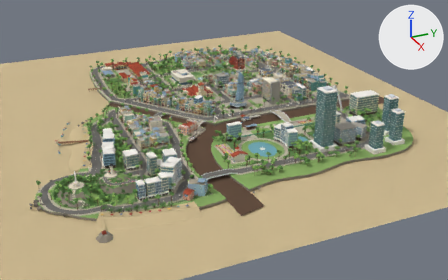
Renders of the glTF model public/models/saigon_mini.glb from each side of a commit.
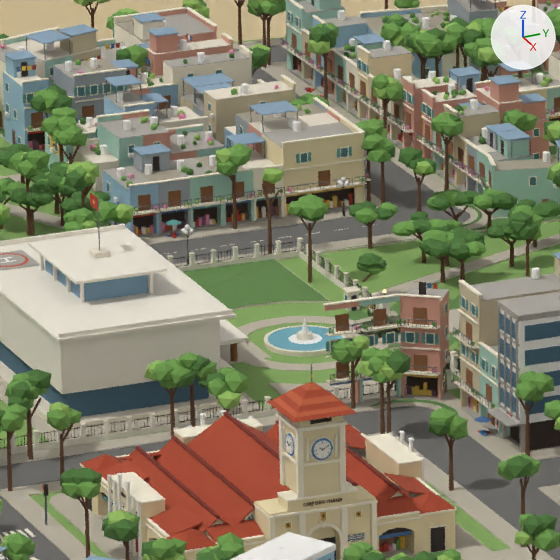
Old and new are each drawn whole from a 50 mm lens placed at (697.1, -271.7, 298.1), pointed at (42.8, 22.7, -29.0) and again close up on the part from 39% to 50% of the width and 18% to 35% of the height. The lights are fixed; the arrows at upper right show +X, +Y and +Z. The last two pictures show the newer version. Where no turn or scale is listed for an object, it has been applied to the vertices. Vertices at exactly the same position are counted once.

Objects in the first close-up: 'BT_Arcades', 'BT_Halls', 'BT_SideGates', 'BT_SouthGate_ClockTower', 'LF_NhaRong', 'LM_Bitexco', 'LM_Blockout', 'LM_Bridges', 'LM_HoConRua', 'LM_MeLinh', 'LM_MeLinh_Pier', 'LM_NewBuildings', 'LM_NhaHatLon_parkedv4', 'LM_NhaThoDucBa', 'SH_cl' and 6 more.
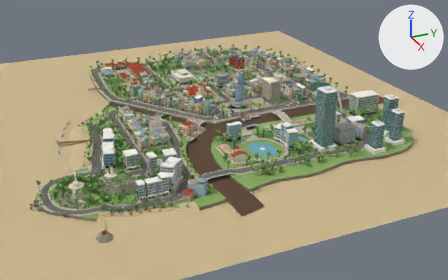
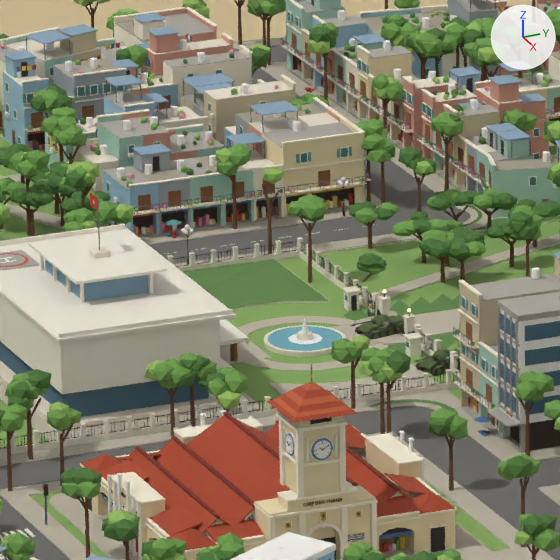
Diff of the bpy script that builds the scene:
```diff
--- a/public/models/saigon_mini.glb.py
+++ b/public/models/saigon_mini.glb.py
@@ me_bt_arcades_001 @@
-me_bt_arcades_001.from_pydata(...)  # 221332 vertices, 371687 faces; spans x -239.0..239.0, y -223.0..223.0, z -18.0..18.0
+me_bt_arcades_001.from_pydata(...)  # 220594 vertices, 370485 faces; spans x -239.0..239.0, y -223.0..223.0, z -18.0..18.0
+# me_bt_arcades_001 part 1: 68 loose pieces with 730 vertices, spanning x -89.0..-85.0, y 47.0..64.0, z -17.0..-2.0, are deleted
+# me_bt_arcades_001 part 2: 8 vertices removed from x -89.0..-88.0, y 58.0..59.0, z -17.0..-16.0
 me_bt_arcades_001.materials.append(mat_sd_interior)
@@ me_bt_halls_001 @@
-me_bt_halls_001.from_pydata(...)  # 18725 vertices, 28930 faces; spans x -231.0..231.0, y -194.0..194.0, z -34.0..34.0
+me_bt_halls_001.from_pydata(...)  # 18645 vertices, 28810 faces; spans x -231.0..231.0, y -194.0..194.0, z -34.0..34.0
+# me_bt_halls_001 part 3: 10 loose pieces with 80 vertices, spanning x -96.0..-93.0, y 34.0..49.0, z -32.0..-22.0, are deleted
 me_bt_halls_001.materials.append(mat_sd_roofreddark)
@@ me_bt_southgate_clocktower_002 @@
-me_bt_southgate_clocktower_002.from_pydata(...)  # 55874 vertices, 83727 faces; spans x -218.0..218.0, y -196.0..196.0, z -33.0..33.0
+me_bt_southgate_clocktower_002.from_pydata(...)  # 55334 vertices, 82911 faces; spans x -218.0..218.0, y -196.0..196.0, z -33.0..33.0
+# me_bt_southgate_clocktower_002 part 4: 66 loose pieces with 540 vertices, spanning x -83.0..-78.0, y 35.0..50.0, z -33.0..-19.0, are deleted
 me_bt_southgate_clocktower_002.materials.append(mat_sd_roofredlight)
@@ me_lm_melinh_pier @@
-me_lm_melinh_pier.from_pydata(...)  # 16060 vertices, 26625 faces; spans x -218.0..218.0, y -195.0..195.0, z -9.0..9.0
+me_lm_melinh_pier.from_pydata(...)  # 16004 vertices, 26541 faces; spans x -218.0..218.0, y -195.0..195.0, z -9.0..9.0
+# me_lm_melinh_pier part 5: 7 loose pieces with 56 vertices, spanning x -83.0..-80.0, y 35.0..50.0, z -6.0..6.0, are deleted
 me_lm_melinh_pier.materials.append(mat_sd_concretelight)
@@ me_lm_newbuildings @@
-me_lm_newbuildings.from_pydata(...)  # 9978 vertices, 18824 faces; spans x -219.0..219.0, y -178.0..178.0, z -15.0..15.0
+me_lm_newbuildings.from_pydata(...)  # 9911 vertices, 18692 faces; spans x -219.0..219.0, y -178.0..178.0, z -15.0..15.0
+# me_lm_newbuildings part 6: the loose piece of 47 vertices spanning x -87.0..-80.0, y 21.0..34.0, z -14.0..-2.0 is deleted
+# me_lm_newbuildings part 7: the loose piece of 12 vertices spanning x -84.0..-83.0, y 17.0..27.0, z -2.0..-1.0 is deleted
+# me_lm_newbuildings part 8: the loose piece of 8 vertices spanning x -84.0..-80.0, y 27.0..31.0, z -2.0..-1.0 is deleted
 me_lm_newbuildings.materials.append(mat_sd_wallgrey)
```

Boxes (x1, y1, x2, y2) around the edits, measured in the close-ups (560 x 560 px):
part 1 of me_bt_arcades_001, deleted: before (323, 282, 451, 396)
part 2 of me_bt_arcades_001, deleted: before (407, 385, 412, 395)
part 3 of me_bt_halls_001, deleted: before (331, 303, 447, 388)
part 4 of me_bt_southgate_clocktower_002, deleted: before (329, 281, 438, 395)
part 5 of me_lm_melinh_pier, deleted: before (335, 307, 447, 393)
part 6 of me_lm_newbuildings, deleted: before (355, 291, 449, 403)
part 7 of me_lm_newbuildings, deleted: before (324, 296, 400, 311)
part 8 of me_lm_newbuildings, deleted: before (400, 296, 440, 303)
